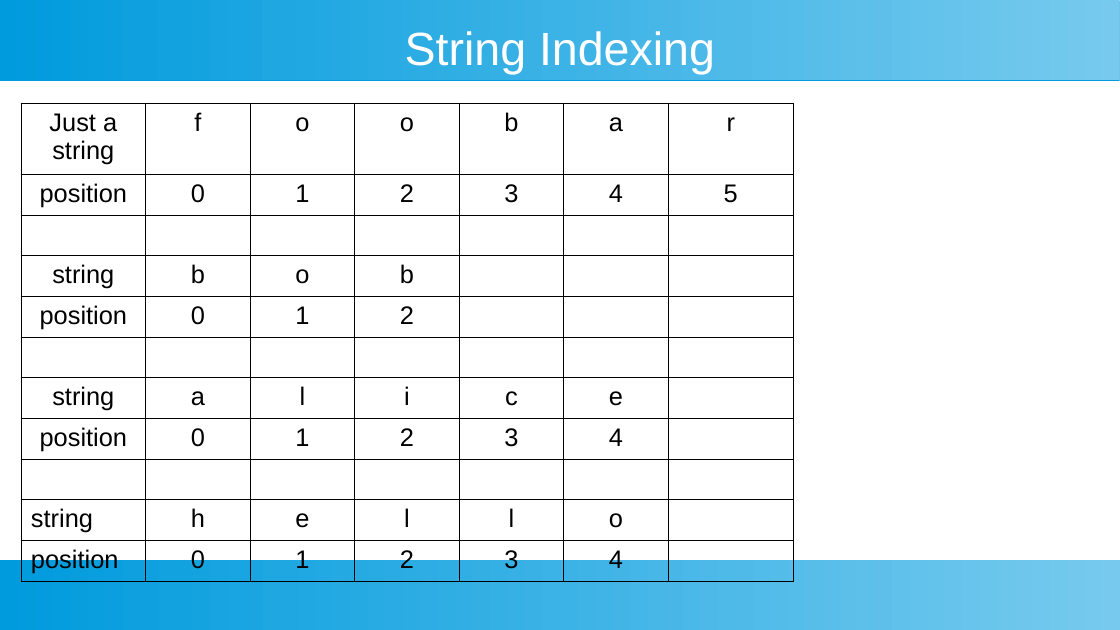
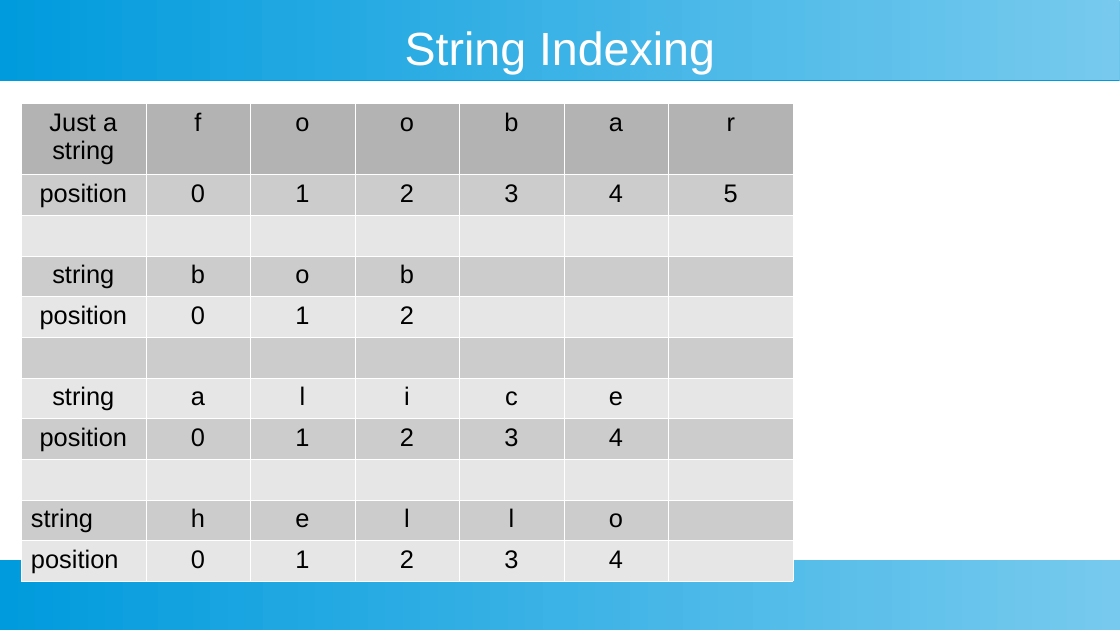
Before and after one commit to ashishjain1547/public_lessons_in_python, a slide deck: slide 3 of Ch 4 - Strings/Strings.odp. Drawn at 1120x630 pixels with LibreOffice and Linux fonts; fonts in the diff are those of the drawing. Boxes give left, top, right and bottom in pixels: in the first picture for what was removed or moved away, otherwise in the second. Text is boxed around its words. In the diff, an @@ line names an element or a change of style, - is before the commit and + after.

```diff
--- a/Ch 4 - Strings/Strings.odp
+++ b/Ch 4 - Strings/Strings.odp
@@ table at (21,104,795,578) @@
@@ fill none to #B3B3B3 in row 1 @@
@@ fill none to #CCCCCC in 23 cells @@
@@ fill none to #E6E6E6 in 16 cells @@
@@ borders changed @@
```
Also in this commit, not shown: 3 other slides changed, 16 other files.
